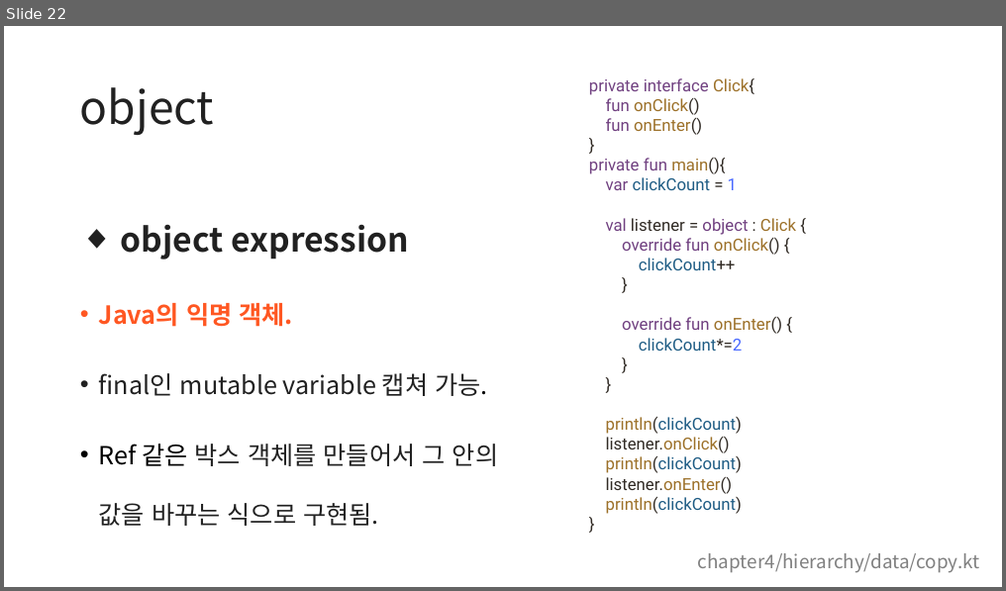
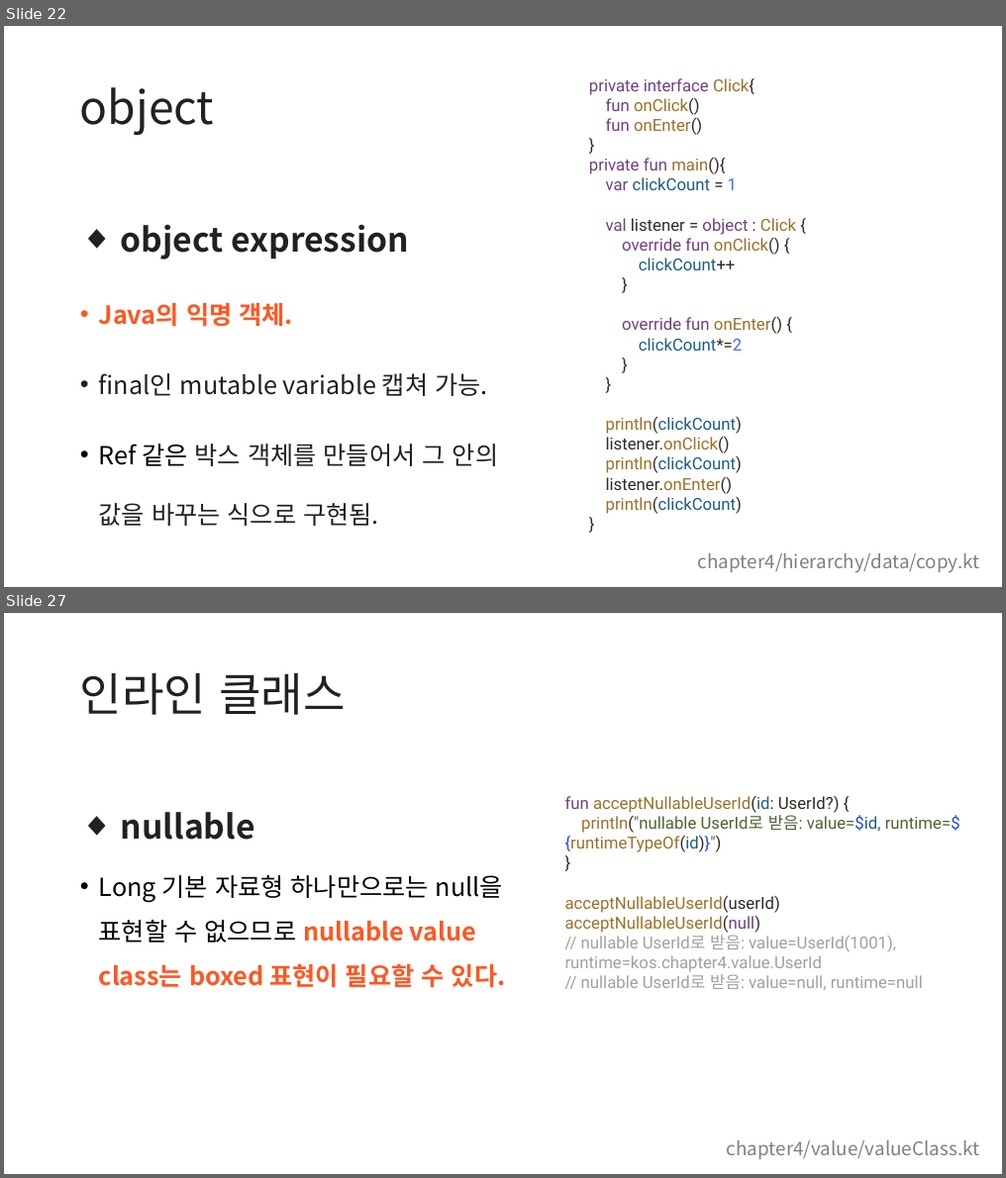
Before and after one commit to kotlin-study-2026/kotlin-study-archive, a slide deck: weak04/src/main/kotlin/chapter4/4장.pptx. Shown one above the other, each under a label of ours: slide 22 before the commit, slides 22 and 27 after it; the slides between them are not shown. The pictures are 1006x591 and 1006x1178 pixels, drawn with LibreOffice and Linux fonts; fonts in the diff are those of the drawing. Boxes give left, top, right and bottom in pixels: in the first picture for what was removed or moved away, otherwise in the second. Text is boxed around its words. In the diff, an @@ line names an element or a change of style, - is before the commit and + after.

```diff
--- a/weak04/src/main/kotlin/chapter4/4장.pptx
+++ b/weak04/src/main/kotlin/chapter4/4장.pptx
@@ slide 27 added at (x1=4, y1=613, x2=1002, y2=1174), background #FFFFFF @@
@@ title added at (x1=80, y1=672, x2=345, y2=715), 44 pt, text #212121 @@
+인라인 클래스
@@ text added at (x1=99, y1=812, x2=506, y2=988), 24 pt, text #FF5722, bold @@
+◆ nullable
+• Long 기본 자료형 하나만으로는 null을 표현할 수 없으므로 nullable value class는 boxed 표현이 필요할 수 있다.
@@ text added at (x1=565, y1=796, x2=960, y2=990), 16 pt, text #A0A0A0 @@
+fun acceptNullableUserId(id: UserId?) {
+println("nullable UserId로 받음: value=$id, runtime=${runtimeTypeOf(id)}")
+}
+acceptNullableUserId(userId)
+acceptNullableUserId(null)
+// nullable UserId로 받음: value=UserId(1001), runtime=kos.chapter4.value.UserId
+// nullable UserId로 받음: value=null, runtime=null
@@ text added at (x1=727, y1=1141, x2=980, y2=1160), 18 pt, text #808080 @@
+chapter4/value/valueClass.kt
```
Also in this commit, not shown: 2 slides changed, 6 other slides added, 1 other file.
